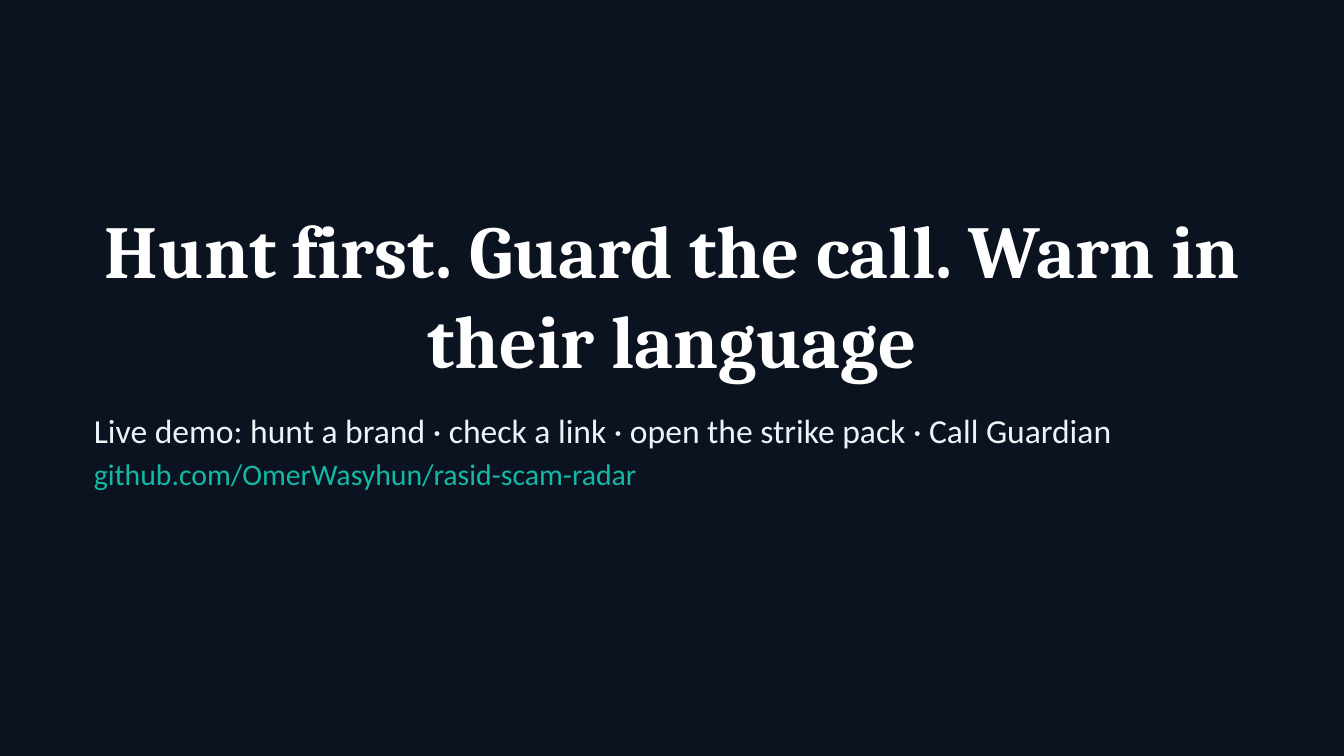
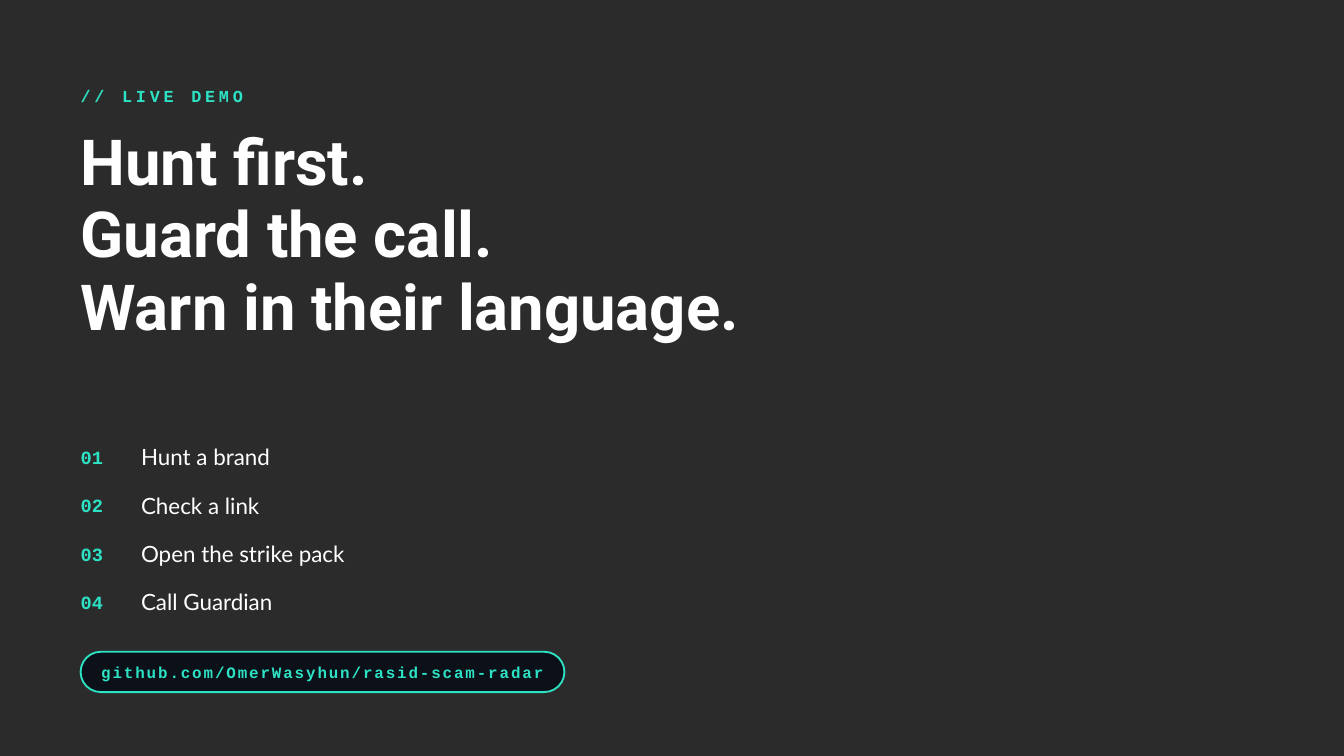
Before and after one commit to OmerWasyhun/rasid-scam-radar, a slide deck: slide 11 of RASID-ScamShield-pitch.pptx (slide 9 before the commit). Drawn at 1344x756 pixels with LibreOffice and Linux fonts; fonts in the diff are those of the drawing; background and template pictures are left out; a plain dark background stands for a picture behind light text. Boxes give left, top, right and bottom in pixels: in the first picture for what was removed or moved away, otherwise in the second. Text is boxed around its words. In the diff, an @@ line names an element or a change of style, - is before the commit and + after.

```diff
--- a/RASID-ScamShield-pitch.pptx
+++ b/RASID-ScamShield-pitch.pptx
@@ background #0B1220 to picture (left out) @@
@@ text added at [122, 90, 243, 102], 9 pt, text #2DE2C4, bold @@
+// LIVE DEMO
@@ text at [81, 136, 739, 343]: text changed; size 40 to 34 pt; font Cambria to Roboto @@
-Hunt first. Guard the call. Warn in their language
+Hunt first.
+Guard the call.
+Warn in their language.
@@ text "Hunt first." at [81, 136, 739, 343]: vertical alignment bottom to top @@
@@ text removed at [94, 419, 1111, 490] @@
-Live demo: hunt a brand · check a link · open the strike pack · Call Guardian
-github.com/OmerWasyhun/rasid-scam-radar
@@ text added at [141, 448, 270, 465], 12 pt, text #FFFFFF @@
+Hunt a brand
@@ text added at [81, 451, 103, 464], 10 pt, text #2DE2C4, bold @@
+01
@@ text added at [81, 499, 103, 512], 10 pt, text #2DE2C4, bold @@
+02
@@ text added at [141, 497, 259, 514], 12 pt, text #FFFFFF @@
+Check a link
@@ text added at [81, 548, 103, 561], 10 pt, text #2DE2C4, bold @@
+03
@@ text added at [141, 545, 345, 566], 12 pt, text #FFFFFF @@
+Open the strike pack
@@ text added at [81, 596, 103, 609], 10 pt, text #2DE2C4, bold @@
+04
@@ text added at [141, 593, 272, 610], 12 pt, text #FFFFFF @@
+Call Guardian
@@ rounded rectangle added at [81, 652, 564, 692], fill #050A14 at 80% opacity, outline #2DE2C4 1 pt @@
@@ text added at [101, 666, 543, 682], 8.5 pt, text #2DE2C4, bold @@
+github.com/OmerWasyhun/rasid-scam-radar
```
Also in this commit, not shown: 7 other slides changed, 3 slides added, 1 slide removed, 3 other files.
